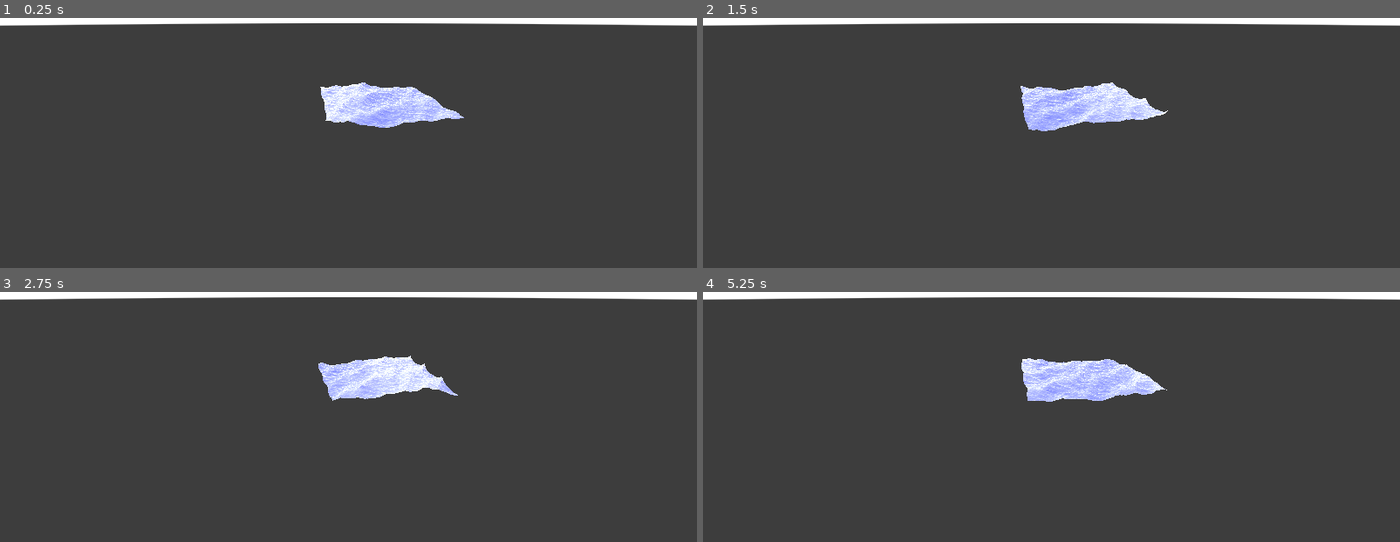
Above: before the commit, frames 1-4 (two rows, left to right).
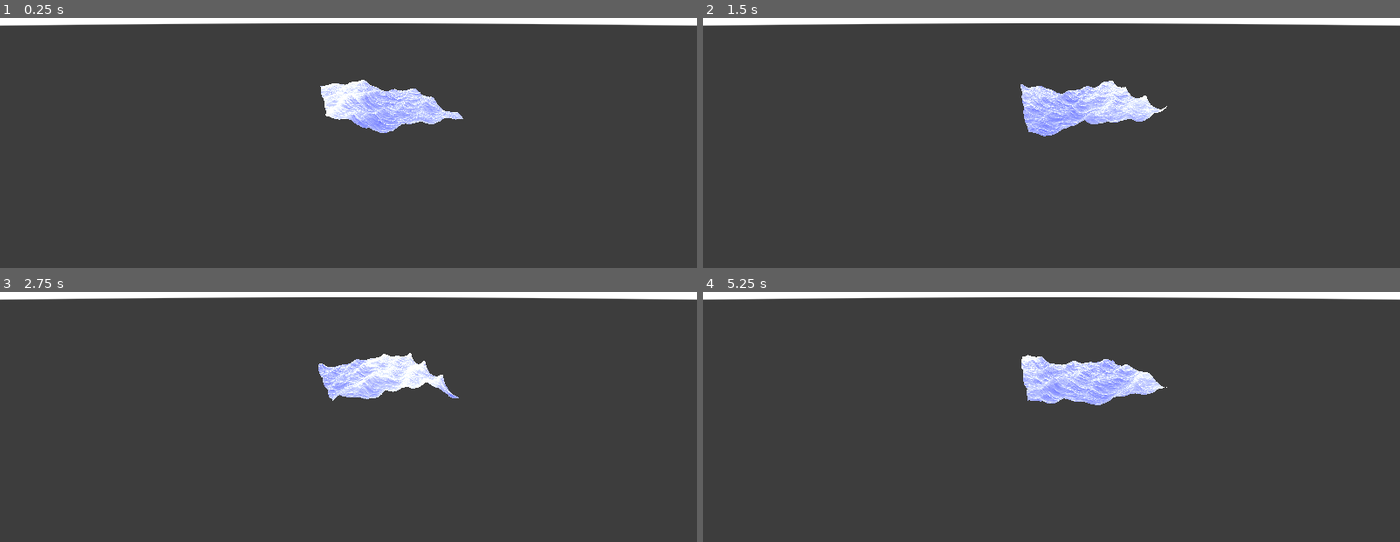
Above: after the commit, the same moments.

Repository: gersondekleuver/godot-gerstner-waves
Game: Godot game, scene res://stylized_wave/stylized_wave_scene.tscn
The game is run twice, just before and just after one commit, with the same random seed, the same clock (stepped at 60 frames per second) and the same inputs.
Inputs:
- Up to frame 1 (0.25 s): no input
- Up to frame 2 (1.5 s): no input
- Up to frame 3 (2.75 s): no input
- Up to frame 4 (5.25 s): no input

The runs differ from the first frame. In frame 1, 1.4% of the frame differs, in the area x 45-67%, y 24-46%; in frame 2, 1.5%, in the area x 45-67%, y 25-48%; in frame 3, 1.2%; in frame 4, 1.5%.

Commit message:
final version

Diff:
--- a/godot-ocean-shader-collection-4.3/stylized_wave/stylized_wave_scene.tscn
+++ b/godot-ocean-shader-collection-4.3/stylized_wave/stylized_wave_scene.tscn
@@ -5,8 +5,10 @@
 
 [sub_resource type="FastNoiseLite" id="FastNoiseLite_h12fj"]
 noise_type = 3
-frequency = 0.0203
+frequency = 0.0105
 fractal_type = 2
+fractal_gain = 0.67
+fractal_weighted_strength = 0.65
 fractal_ping_pong_strength = 2.985
 
 [sub_resource type="NoiseTexture2D" id="NoiseTexture2D_yldqg"]
@@ -43,13 +45,16 @@
 shader_parameter/albedo_foam = Color(1, 1, 1, 1)
 shader_parameter/roughness = 0.0
 shader_parameter/metallic = 0.2
+shader_parameter/fresnel_effect = 5.0
+shader_parameter/foam_settings = Vector2(2.5, 1.5)
 shader_parameter/normal_texture_speed_1 = 0.3
 shader_parameter/normal_texture_speed_2 = 0.3
 shader_parameter/normal_texture_dir_1 = Vector2(0, 2)
 shader_parameter/normal_texture_dir_2 = Vector2(0.2, 0.2)
-shader_parameter/height_noise_amplitude = 0.7
+shader_parameter/height_noise_amplitude = 5.0
 shader_parameter/height_noise_smoothness = 25.0
-shader_parameter/height_noise_speed = 0.01
+shader_parameter/height_noise_speed = 0.025
+shader_parameter/central_noise_e = 0.025
 shader_parameter/wave_1 = Vector4(1, 1, 0.2, 5)
 shader_parameter/wave_2 = Vector4(2, 1, 0.2, 3)
 shader_parameter/wave_3 = Vector4(1, 2, 0.15, 7)
--- a/godot-ocean-shader-collection-4.3/stylized_wave/visual_shaders/unoptimized_gerstner_wave.gdshader
+++ b/godot-ocean-shader-collection-4.3/stylized_wave/visual_shaders/unoptimized_gerstner_wave.gdshader
@@ -8,6 +8,8 @@
 // Extra properties
 uniform float roughness : hint_range(0.0, 1.0) = 0;
 uniform float metallic : hint_range(0.0, 1.0) = 0.2;
+uniform float fresnel_effect : hint_range(3.0, 20, 0.5) = 5;
+uniform vec2 foam_settings = vec2(3.0,2.0);
 
 // normal texture variables
 uniform sampler2D normal_texture_1;
@@ -19,9 +21,10 @@
 
 // Height noise variable
 uniform sampler2D height_map;
-uniform float height_noise_amplitude : hint_range(0.0, 10.0, 0.1) = 0.7;
-uniform float height_noise_smoothness : hint_range(0.0, 300.0, 1.0) = 15.0;
+uniform float height_noise_amplitude : hint_range(1.0, 10.0, 0.1) = 5.0;
+uniform float height_noise_smoothness : hint_range(0.0, 300.0, 1.0) = 25.0;
 uniform float height_noise_speed : hint_range(0.0, 0.25, 0.005) = 0.025;
+uniform float central_noise_e : hint_range(0.001, 1.0, 0.005) = 0.025;
 
 // Wave variables
 // float vec4 ( dir x, dir y, smoothness, wavelength )
@@ -38,7 +41,7 @@
 
 vec3 get_noise_height(sampler2D map,vec2 pos, float y){
 	vec3 wave = texture(map, pos / height_noise_smoothness + height_noise_speed * TIME).rgb;
-	return max(wave * height_noise_amplitude * y, wave / 3.0);
+	return max(wave * height_noise_amplitude / 10.0 + y, wave / 5.0 + y);
 }
 
 vec3 gerstner_wave(vec4 wave,vec3 pos, inout vec3 tangent, inout vec3 binormal){
@@ -91,7 +94,7 @@
 	// TODO - Settle on best approach for normals
 
 	// Adding central difference for recalculating noise normals.
-	vec2 e = vec2(0.02, 0.0);
+	vec2 e = vec2(central_noise_e, 0.0);
 	NORMAL = normalize(vec3(
 		get_noise_height(height_map, world_pos.xz - e , height).r
 		- get_noise_height(height_map, world_pos.xz + e , height).r,
@@ -123,11 +126,11 @@
 		0.5);
 
 
-	float basic_fresnel = fresnel(7, NORMAL, VIEW);
+	float basic_fresnel = fresnel(fresnel_effect, NORMAL, VIEW);
 	vec3 surface_color = mix(albedo, albedo_fresnel, basic_fresnel);
 	vec3 final_color = mix(
 		albedo_foam, surface_color,
-		normalize(vec2(distance(height, 2.1), 1.5)).x
+		normalize(vec2(distance(height, foam_settings.x), foam_settings.y)).x
 	);
 
 	ALBEDO = final_color;
